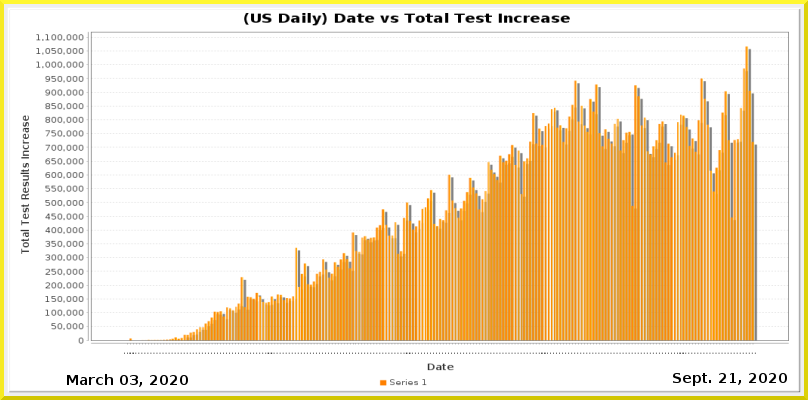
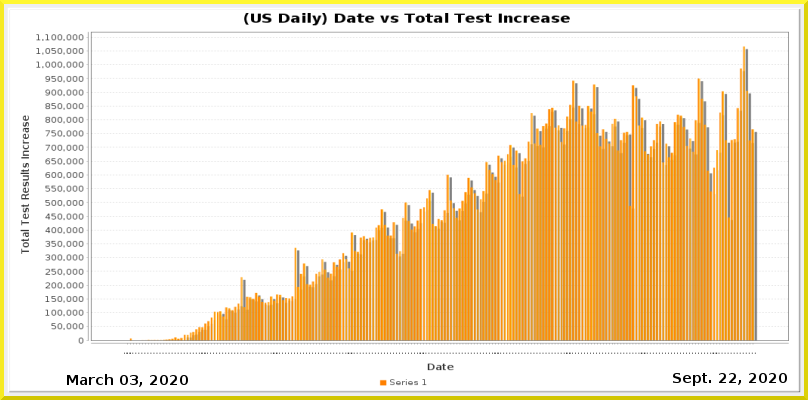
Revision of a layered 808×400 image; what changed, layer by layer:
painted on "Current Date" over [729, 373, 736, 383]
painted on "Date_vs_TestIncrease.png" over [126, 46, 758, 354]
